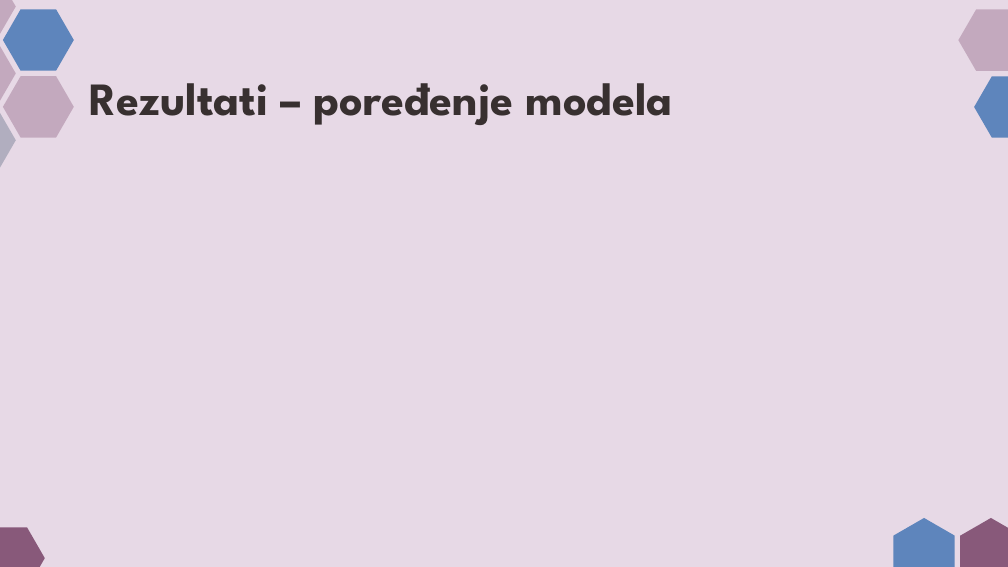
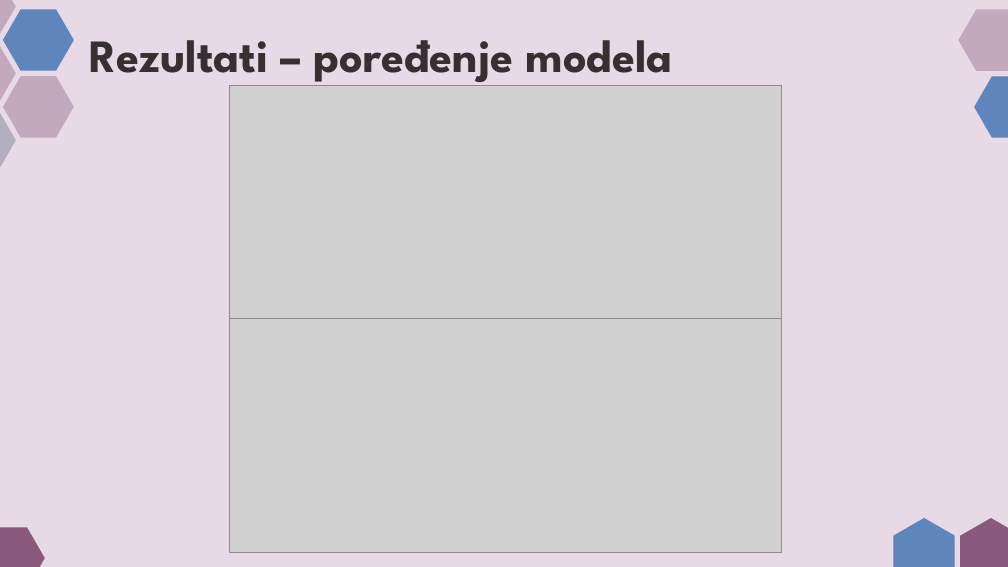
Before and after one commit to AlexJ192/NANS_projekat_predikcija_afiniteta_vezivanja, a slide deck: slide 10 of SV12-2024.pptx (slide 8 before the commit). Drawn at 1008x567 pixels with LibreOffice and Linux fonts; fonts in the diff are those of the drawing; grey boxes stand for pictures; background and template pictures are left out. Boxes give left, top, right and bottom in pixels: in the first picture for what was removed or moved away, otherwise in the second. Text is boxed around its words. In the diff, an @@ line names an element or a change of style, - is before the commit and + after.

```diff
--- a/SV12-2024.pptx
+++ b/SV12-2024.pptx
@@ title "Rezultati – poređenje modela" rewrapped from [89,83,673,125] to [89,40,673,87] @@
@@ picture added at [229,85,781,319] @@
@@ picture added at [229,319,781,552] @@
```
Also in this commit, not shown: 12 other slides changed, 6 slides added, 2 slides removed.
